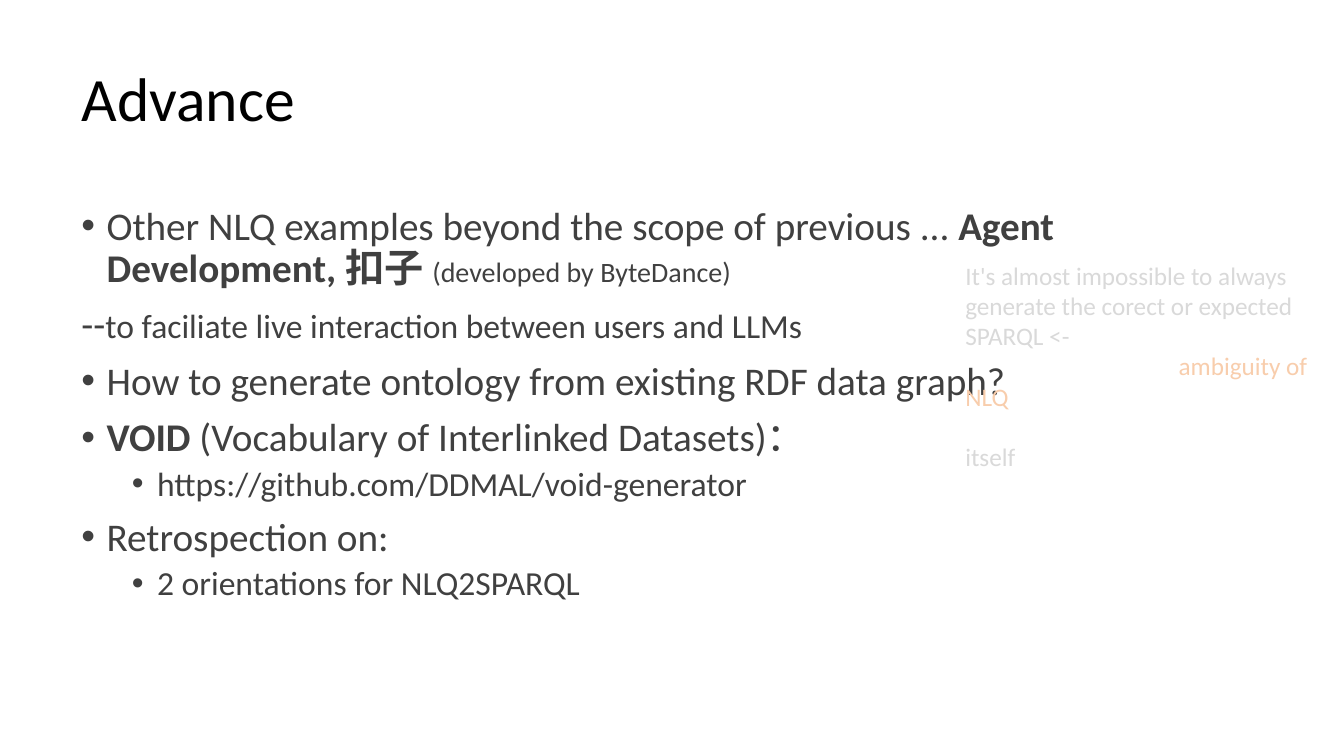
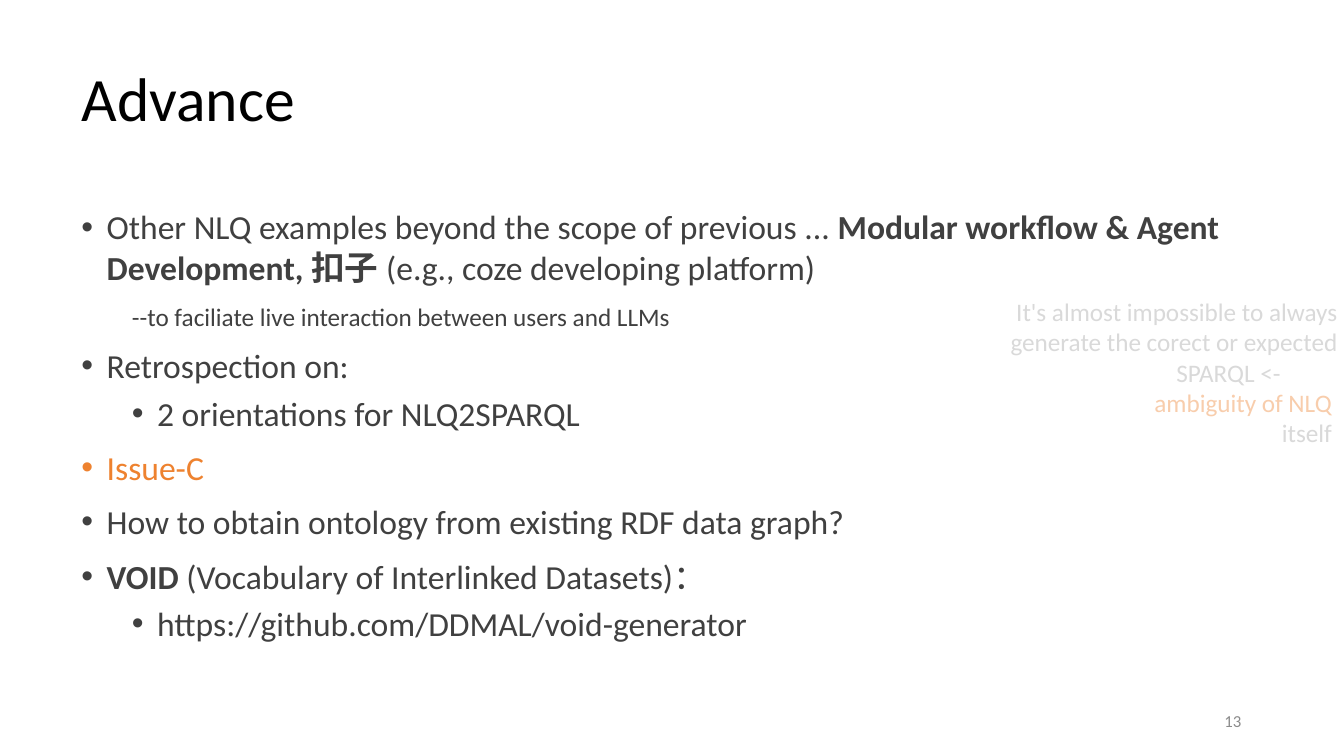
Before and after one commit to DDMAL/linkedmusic-queries, a slide deck: slide 13 of handOver_generalReviewOf_LinkedMusicQueries2024-2025.pptx (slide 11 before the commit). Drawn at 1344x756 pixels with LibreOffice and Linux fonts; fonts in the diff are those of the drawing. Boxes give left, top, right and bottom in pixels: in the first picture for what was removed or moved away, otherwise in the second. Text is boxed around its words. In the diff, an @@ line names an element or a change of style, - is before the commit and + after.

```diff
--- a/handOver_generalReviewOf_LinkedMusicQueries2024-2025.pptx
+++ b/handOver_generalReviewOf_LinkedMusicQueries2024-2025.pptx
@@ text at (x1=107, y1=215, x2=1219, y2=286): text changed; size 28 to 24 pt @@
-• Other NLQ examples beyond the scope of previous ... Agent Development, 扣子 (developed by ByteDance)
+• Other NLQ examples beyond the scope of previous ... Modular workflow & Agent Development, 扣子 (e.g., coze developing platform)
@@ text "It's almost impossible to always ..." moved from (x1=965, y1=261, x2=1307, y2=409) to (x1=1011, y1=298, x2=1337, y2=450) @@
@@ text at (x1=1011, y1=298, x2=1337, y2=416): text changed @@
-It's almost impossible to always generate the corect or expected SPARQL <- *****************ambiguity of NLQ
+It's almost impossible to always generate the corect or expected SPARQL <-
+ambiguity of NLQ
@@ text at (x1=107, y1=308, x2=747, y2=642): size 28 to 18 pt in "--to"; size 24 to 18 pt in "--to faciliate live interaction between users and ..."; size 28 to 24 pt in "VOID (Vocabulary of Interlinked Datasets)："; indent changed; line spacing 0.9 to 1 @@
@@ text at (x1=107, y1=355, x2=844, y2=540): text changed; size 28 to 24 pt @@
-• How to generate ontology from existing RDF data graph?
+• Retrospection on:
+  • 2 orientations for NLQ2SPARQL
+• Issue-C
+• How to obtain ontology from existing RDF data graph?
@@ text at (x1=1282, y1=419, x2=1332, y2=450): alignment left to right @@
@@ text at (x1=107, y1=524, x2=580, y2=600): paragraphs removed @@
-• Retrospection on:
-  • 2 orientations for NLQ2SPARQL
@@ page number added at (x1=1224, y1=716, x2=1241, y2=727), 12 pt, text #8C8C8C @@
+13
```
Also in this commit, not shown: 13 other slides changed, 3 slides added, 2 other files.
